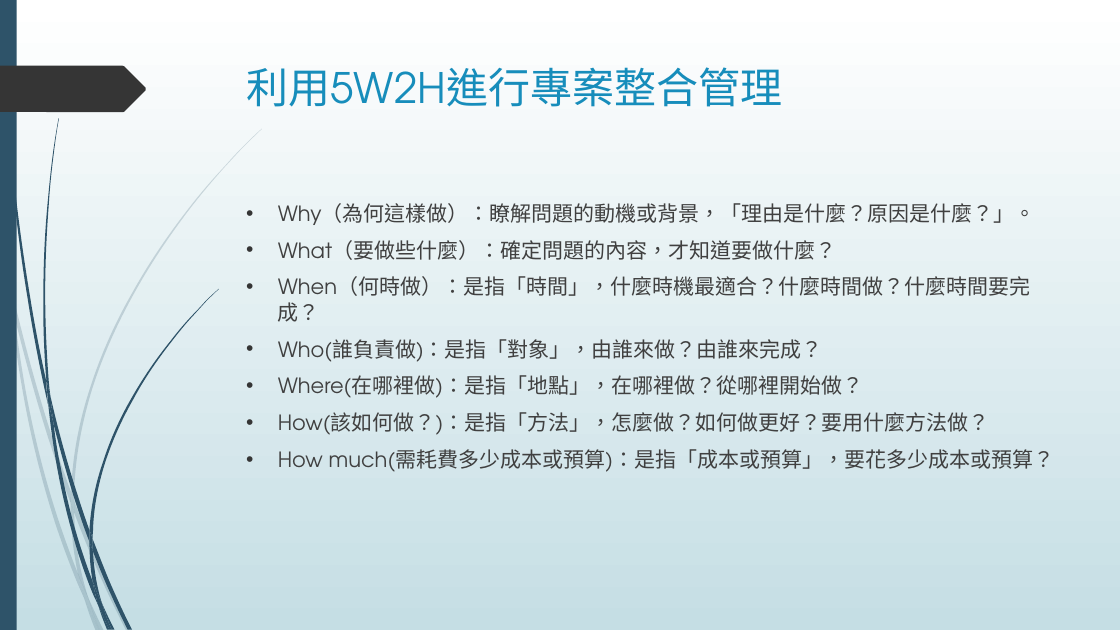
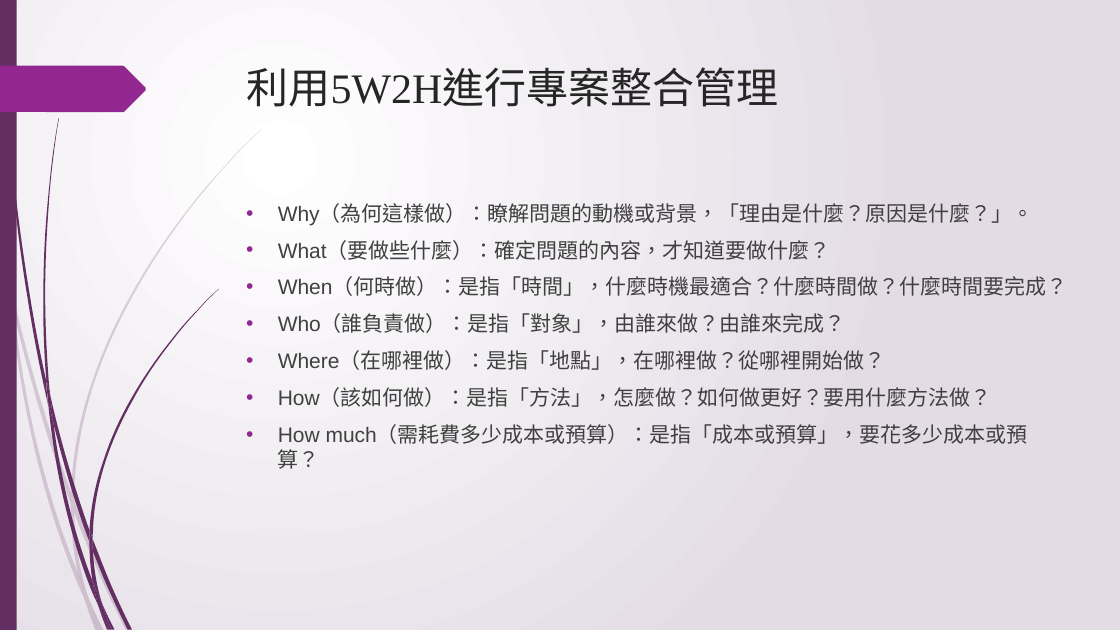
Before and after one commit to ywdeng/uscojywdeng, a slide deck: slide 25 of src/assets/1091/ProjectManagement/CH05/05.pptx (slide 18 before the commit). Drawn at 1120x630 pixels with LibreOffice and Linux fonts; fonts in the diff are those of the drawing. Boxes give left, top, right and bottom in pixels: in the first picture for what was removed or moved away, otherwise in the second. Text is boxed around its words. In the diff, an @@ line names an element or a change of style, - is before the commit and + after.

Commit message:
1. 修正主選單 2. 編輯專案管理第五章

```diff
--- a/src/assets/1091/ProjectManagement/CH05/05.pptx
+++ b/src/assets/1091/ProjectManagement/CH05/05.pptx
@@ background gradient #FFFFFF to #C5DEE5 to gradient #FFFFFF to #E4DDE6 @@
@@ title "利用5W2H進行專案整合管理" at [247, 67, 779, 107]: font TeX Gyre Adventor to Times New Roman, text colour #178DBB to #262626 @@
@@ freeform shape at [0, 66, 146, 112]: fill #353535 to #92278F @@
@@ fill #2E5369 to #632E62 in 13 elements at [3, 0, 48, 404], [50, 397, 89, 542], [92, 539, 132, 629], [48, 401, 98, 607], [103, 604, 115, 630], [46, 377, 54, 424], [89, 289, 218, 539], [98, 607, 109, 630], [89, 542, 102, 604], [89, 530, 92, 551], [92, 581, 112, 629], [0, 0, 17, 630], [43, 118, 59, 397] @@
@@ text at [278, 204, 1068, 296]: font TeX Gyre Adventor to Arial in "Why（為何這樣做）：瞭解問題的動機或背景，「理由是什麼？原因是什麼？」。", "What（要做些什麼）：確定問題的內容，才知道要做什麼？", "When（何時做）：是指「時間」，什麼時機最適合？什麼時間做？什麼時間要完成？"; bullet colour #353535 to #92278F @@
@@ text at [278, 315, 1028, 469]: text changed; font TeX Gyre Adventor to Arial @@
-• Who(誰負責做)：是指「對象」，由誰來做？由誰來完成？
-• Where(在哪裡做)：是指「地點」，在哪裡做？從哪裡開始做？
-• How(該如何做？)：是指「方法」，怎麼做？如何做更好？要用什麼方法做？
-• How much(需耗費多少成本或預算)：是指「成本或預算」，要花多少成本或預算？
+• Who（誰負責做）：是指「對象」，由誰來做？由誰來完成？
+• Where（在哪裡做）：是指「地點」，在哪裡做？從哪裡開始做？
+• How（該如何做）：是指「方法」，怎麼做？如何做更好？要用什麼方法做？
+• How much（需耗費多少成本或預算）：是指「成本或預算」，要花多少成本或預算？
@@ fill #2E5369 at 20% opacity to #632E62 at 20% opacity in 10 elements at [0, 237, 9, 294], [12, 290, 71, 503], [74, 501, 130, 630], [88, 597, 104, 630], [9, 294, 85, 600], [71, 503, 88, 597], [71, 129, 262, 501], [85, 600, 100, 630], [71, 492, 74, 513], [78, 574, 100, 630] @@
```
Also in this commit, not shown: 68 other slides changed, 11 slides added, 1 slide removed, 1 other file.
